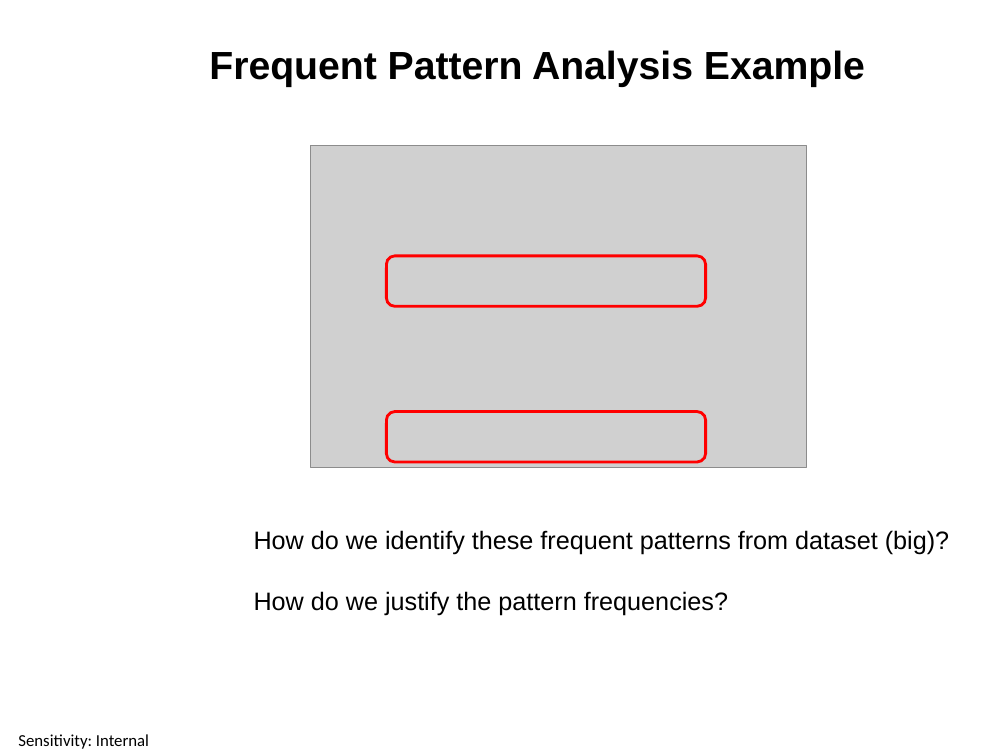
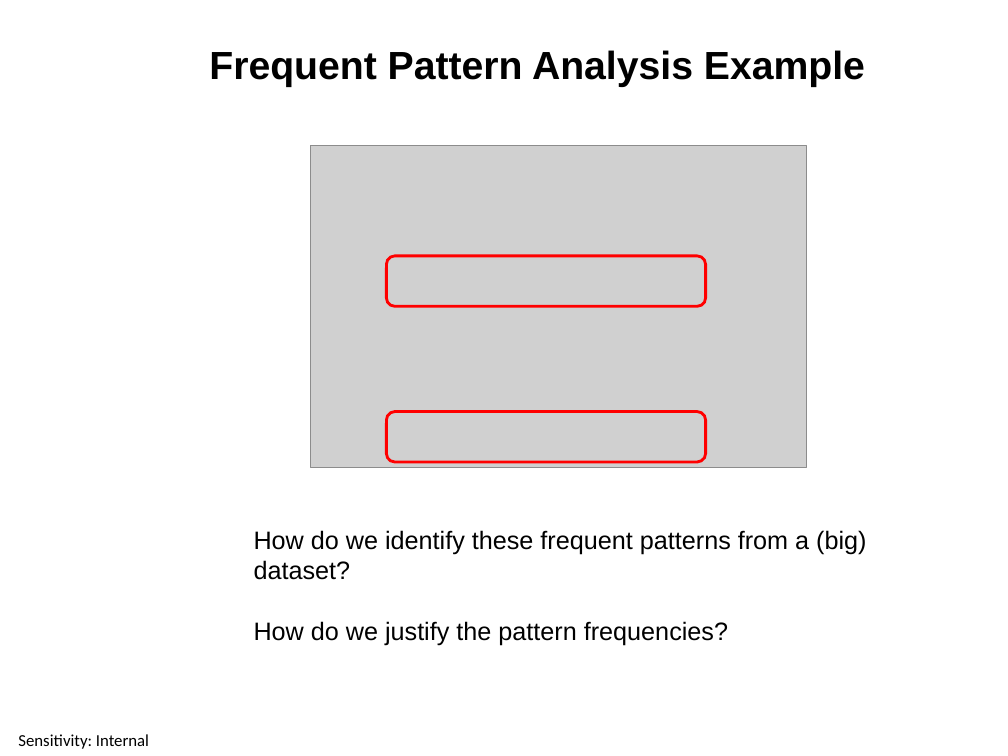
Before and after one commit to ctsallis/frontiers_in_ai_and_data_science, a slide deck: slide 4 of content/Lectures/Semester 1/Week 4/1 Lecture/1.4 Mining Frequent Patterns (Lecture).pptx. Drawn at 1008x756 pixels with LibreOffice and Linux fonts; fonts in the diff are those of the drawing; grey boxes stand for pictures; background and template pictures are left out. Boxes give left, top, right and bottom in pixels: in the first picture for what was removed or moved away, otherwise in the second. Text is boxed around its words. In the diff, an @@ line names an element or a change of style, - is before the commit and + after.

```diff
--- a/content/Lectures/Semester 1/Week 4/1 Lecture/1.4 Mining Frequent Patterns (Lecture).pptx
+++ b/content/Lectures/Semester 1/Week 4/1 Lecture/1.4 Mining Frequent Patterns (Lecture).pptx
@@ text at box(254, 530, 866, 580): text changed @@
-How do we identify these frequent patterns from dataset (big)?
+How do we identify these frequent patterns from a (big) dataset?
```
Also in this commit, not shown: 7 other slides changed, 1 slide added, 1 slide removed, 4 other files.
